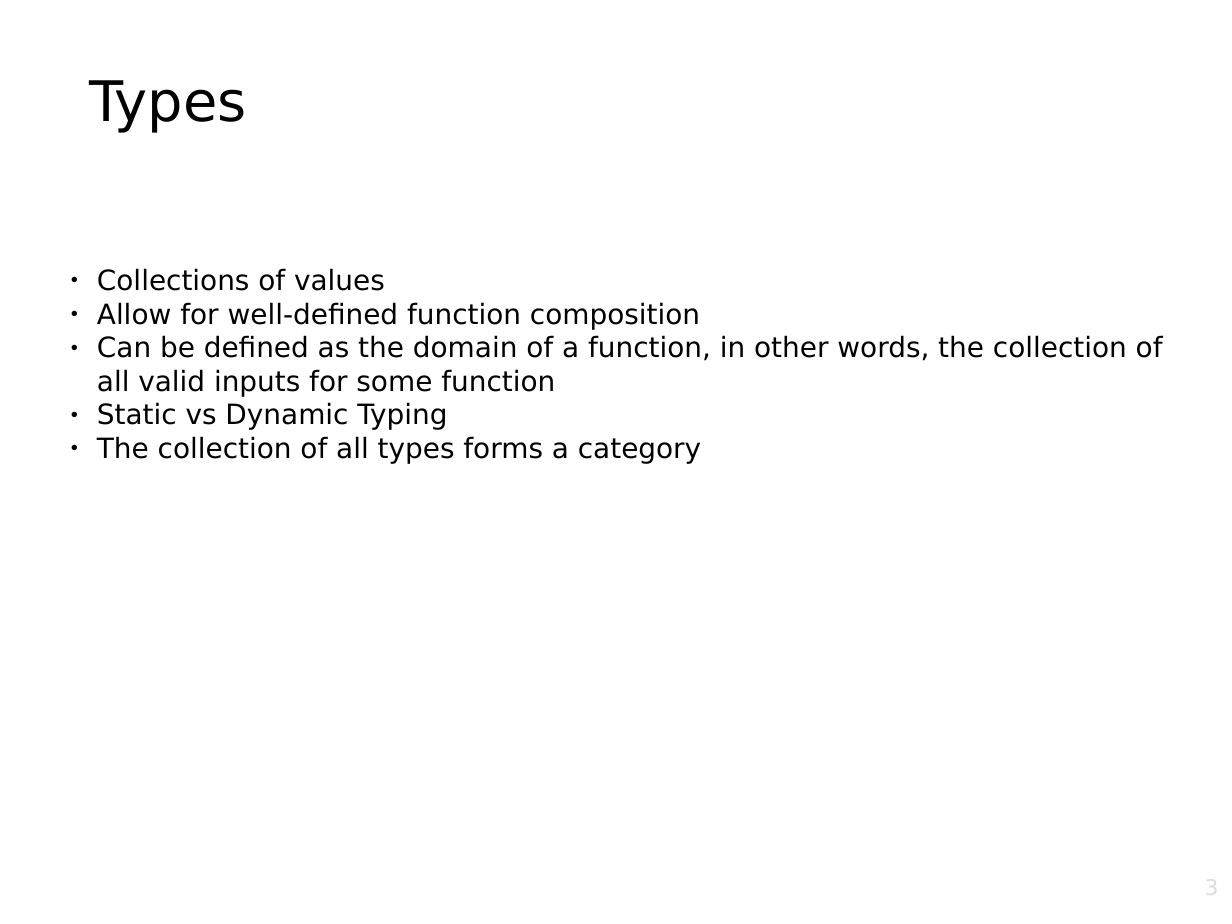
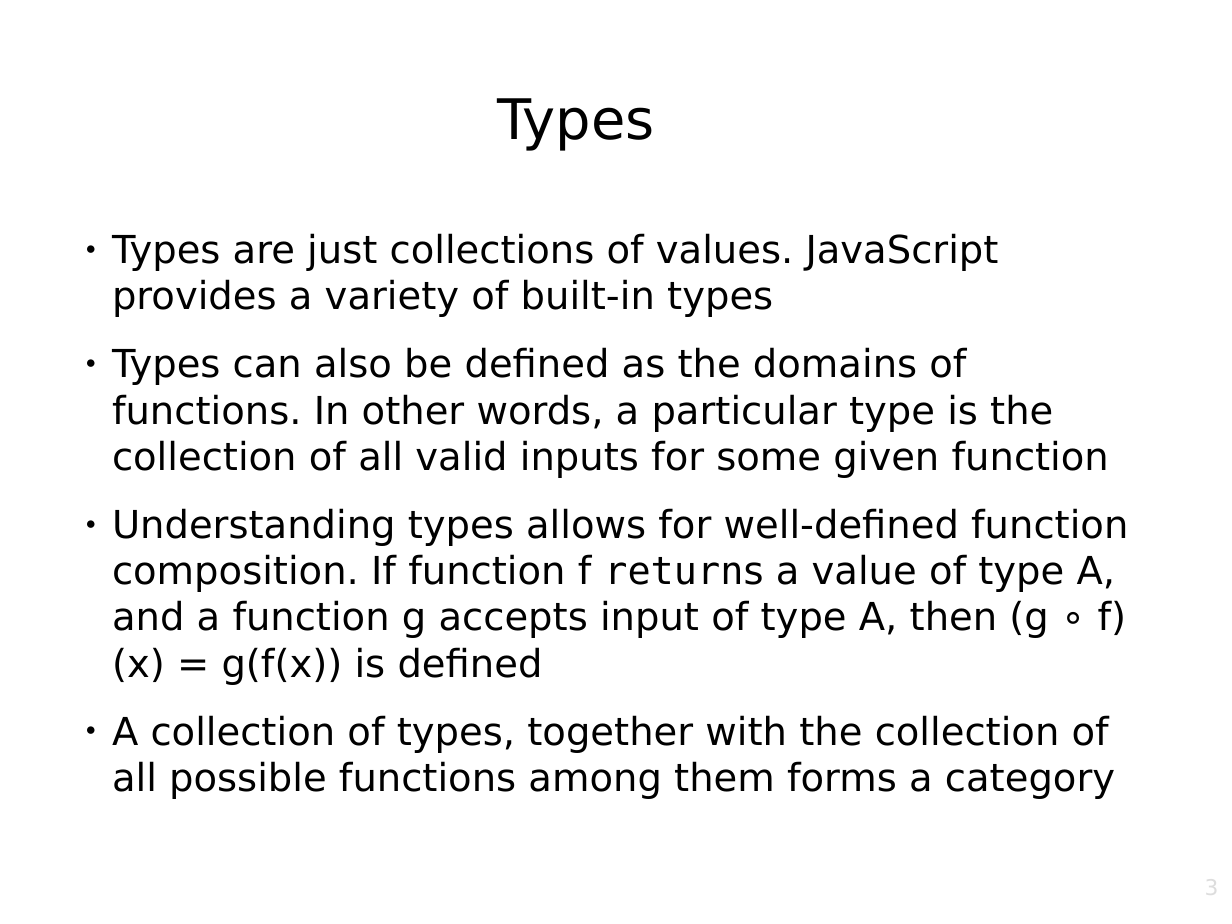
Before and after one commit to AdamStephenNorth/Functional-Programming-Lectures, a slide deck: slide 3 of LessonOne_Overview.odp. Drawn at 1232x924 pixels with LibreOffice and Linux fonts; fonts in the diff are those of the drawing; background and template pictures are left out. Boxes give left, top, right and bottom in pixels: in the first picture for what was removed or moved away, otherwise in the second. Text is boxed around its words. In the diff, an @@ line names an element or a change of style, - is before the commit and + after.

```diff
--- a/LessonOne_Overview.odp
+++ b/LessonOne_Overview.odp
@@ title "Types": place and size @@
-title "Types" at bbox=[89, 80, 246, 133]
+title "Types" at bbox=[497, 98, 654, 150]
@@ text added at bbox=[112, 233, 1128, 753], 24.8 pt, text #000000 @@
+● Types are just collections of values. JavaScript provides a variety of built-in types
+● Types can also be defined as the domains of functions. In other words, a particular type is the collection of all valid inputs for some given function
+● Understanding types allows for well-defined function composition. If function f returns a value of type A, and a function g accepts input of type A, then (g ∘ f)(x) = g(f(x)) is defined
+● A collection of types, together with the collection of all possible functions among them forms a category
@@ text removed at bbox=[97, 268, 1163, 463] @@
-● Collections of values
-● Allow for well-defined function composition
-● Can be defined as the domain of a function, in other words, the collection of all valid inputs for some function
-● Static vs Dynamic Typing
-● The collection of all types forms a category
```
Also in this commit, not shown: 7 other slides changed, 4 slides added, 3 slides removed.
